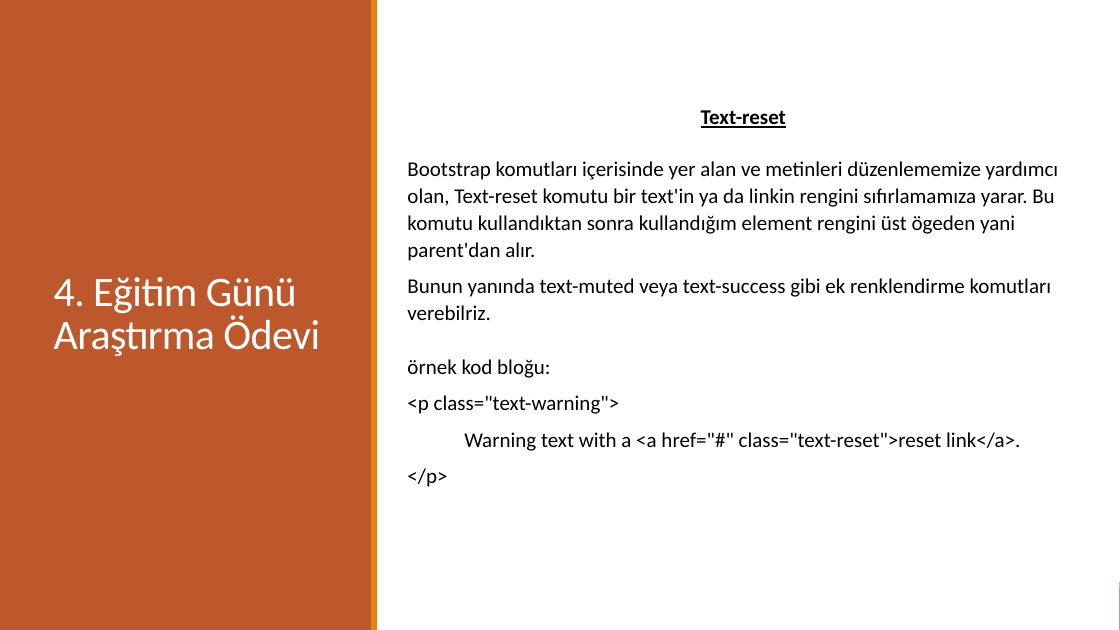
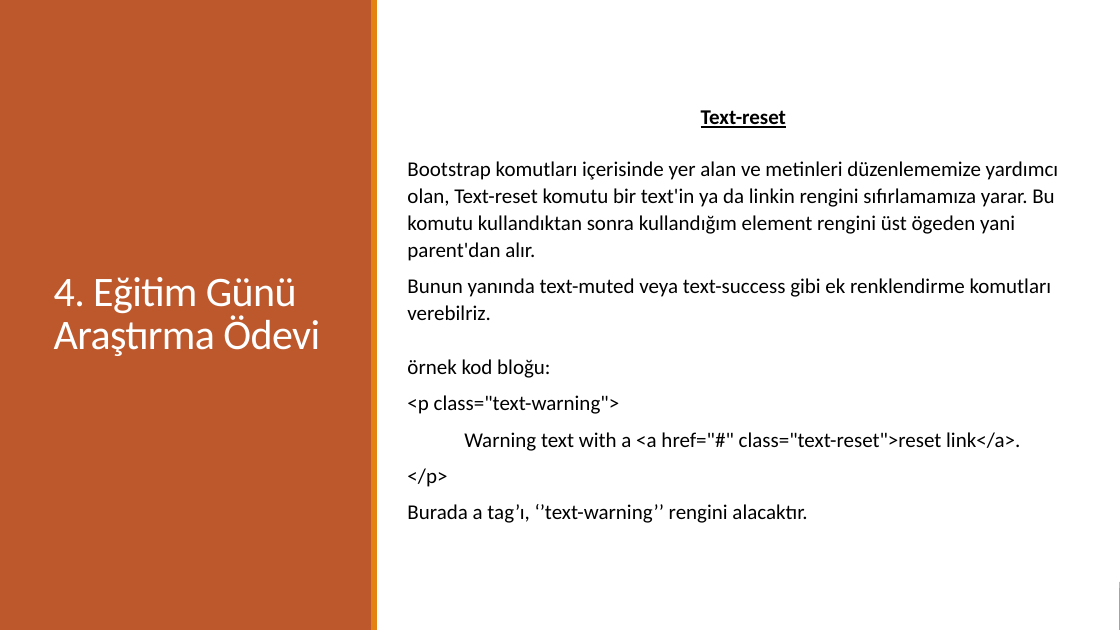
Before and after one commit to TechCareer-FrontEnd-1/tubisad-frontend-Ugur-Mert, a slide deck: slide 8 of Homework(research).pptx. Drawn at 1120x630 pixels with LibreOffice and Linux fonts; fonts in the diff are those of the drawing. Boxes give left, top, right and bottom in pixels: in the first picture for what was removed or moved away, otherwise in the second. Text is boxed around its words. In the diff, an @@ line names an element or a change of style, - is before the commit and + after.

```diff
--- a/Homework(research).pptx
+++ b/Homework(research).pptx
@@ text at [407,504,807,523]: paragraph added @@
+Burada a tag’ı, ‘’text-warning’’ rengini alacaktır.
```
Also in this commit, not shown: 3 other files.
